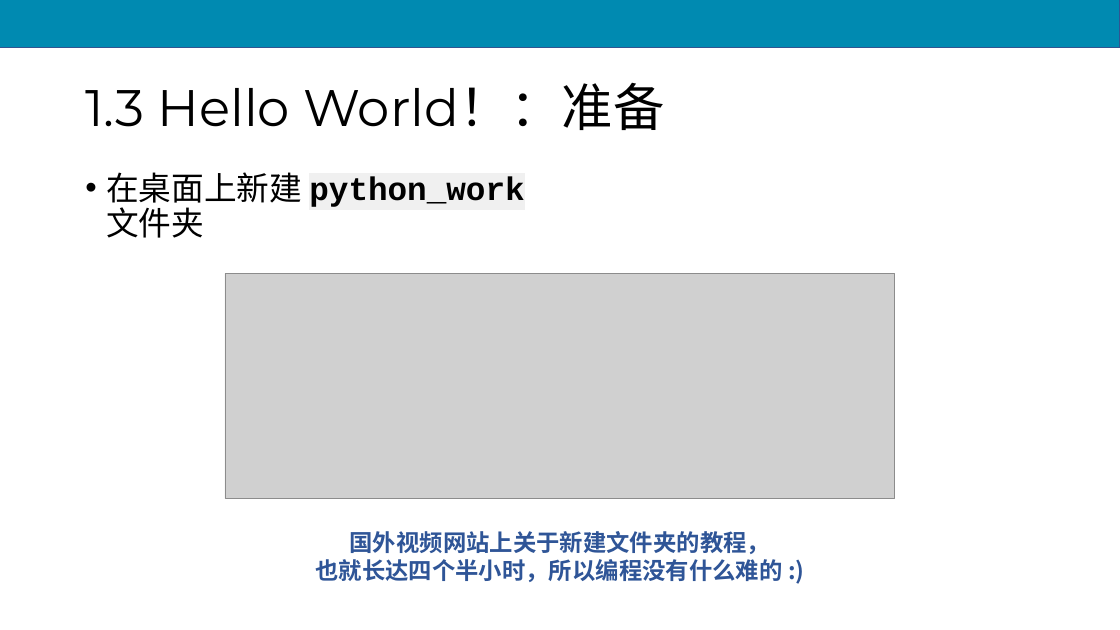
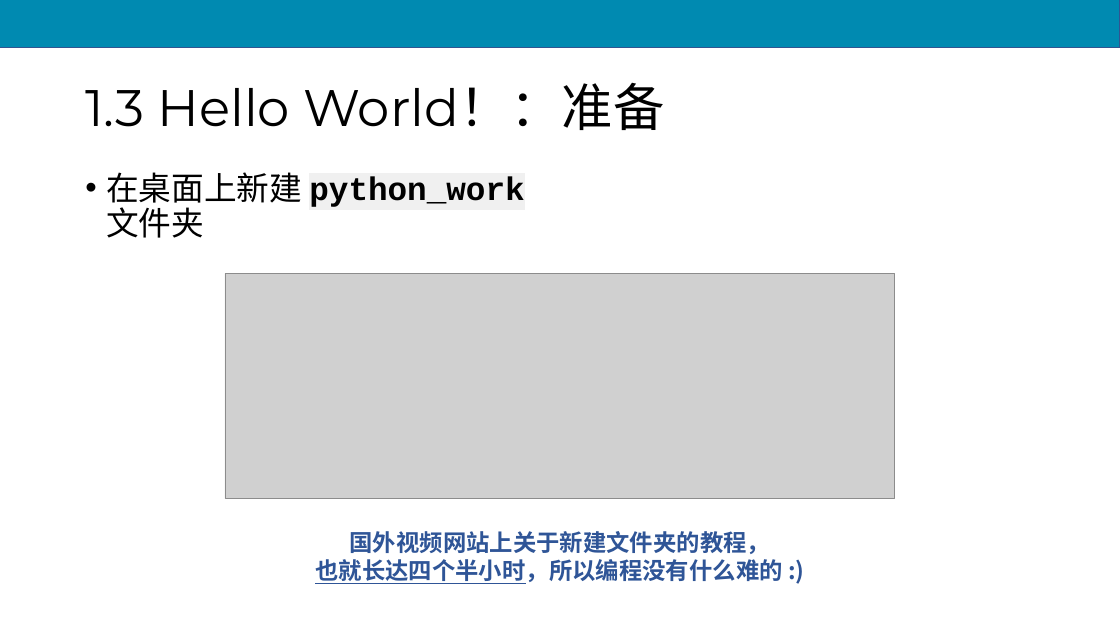
Before and after one commit to scruel/pcc_3e_slides, a slide deck: slide 18 of PPT/chapter1.pptx. Drawn at 1120x630 pixels with LibreOffice and Linux fonts; fonts in the diff are those of the drawing; grey boxes stand for pictures. Boxes give left, top, right and bottom in pixels: in the first picture for what was removed or moved away, otherwise in the second. Text is boxed around its words. In the diff, an @@ line names an element or a change of style, - is before the commit and + after.

```diff
--- a/PPT/chapter1.pptx
+++ b/PPT/chapter1.pptx
@@ text at [315,559,782,584]: underline on in "也就长达四个半小时，所以编程没有什么难的" @@
```
Also in this commit, not shown: 1 other slide changed, 7 other files.
